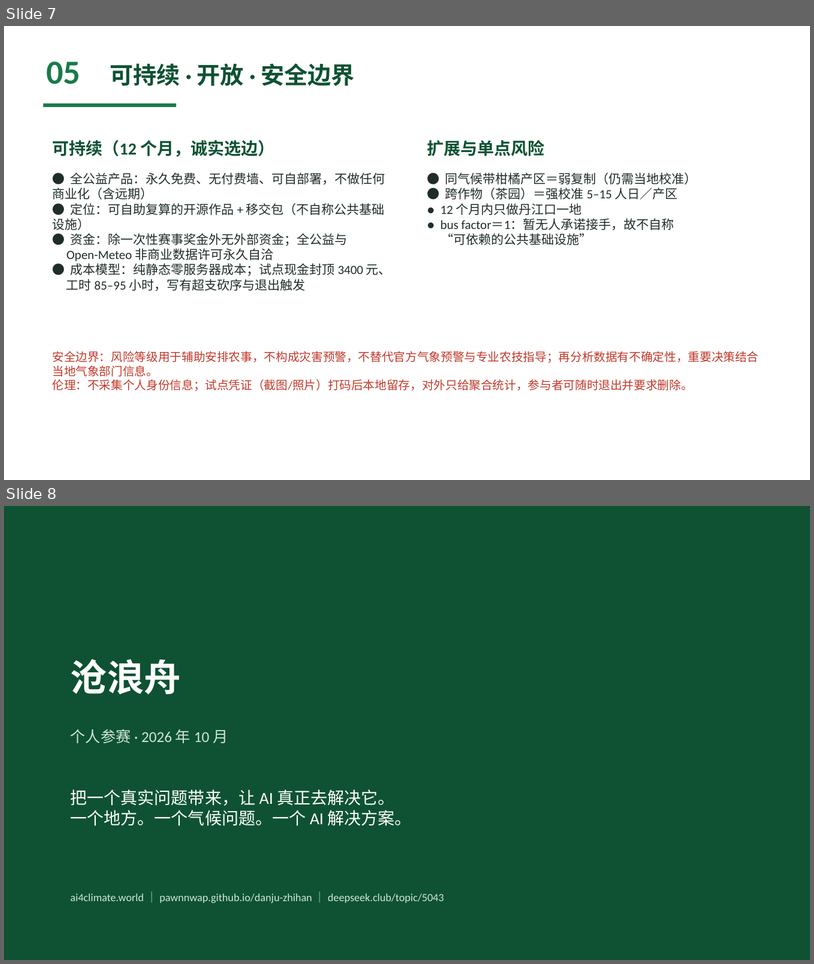
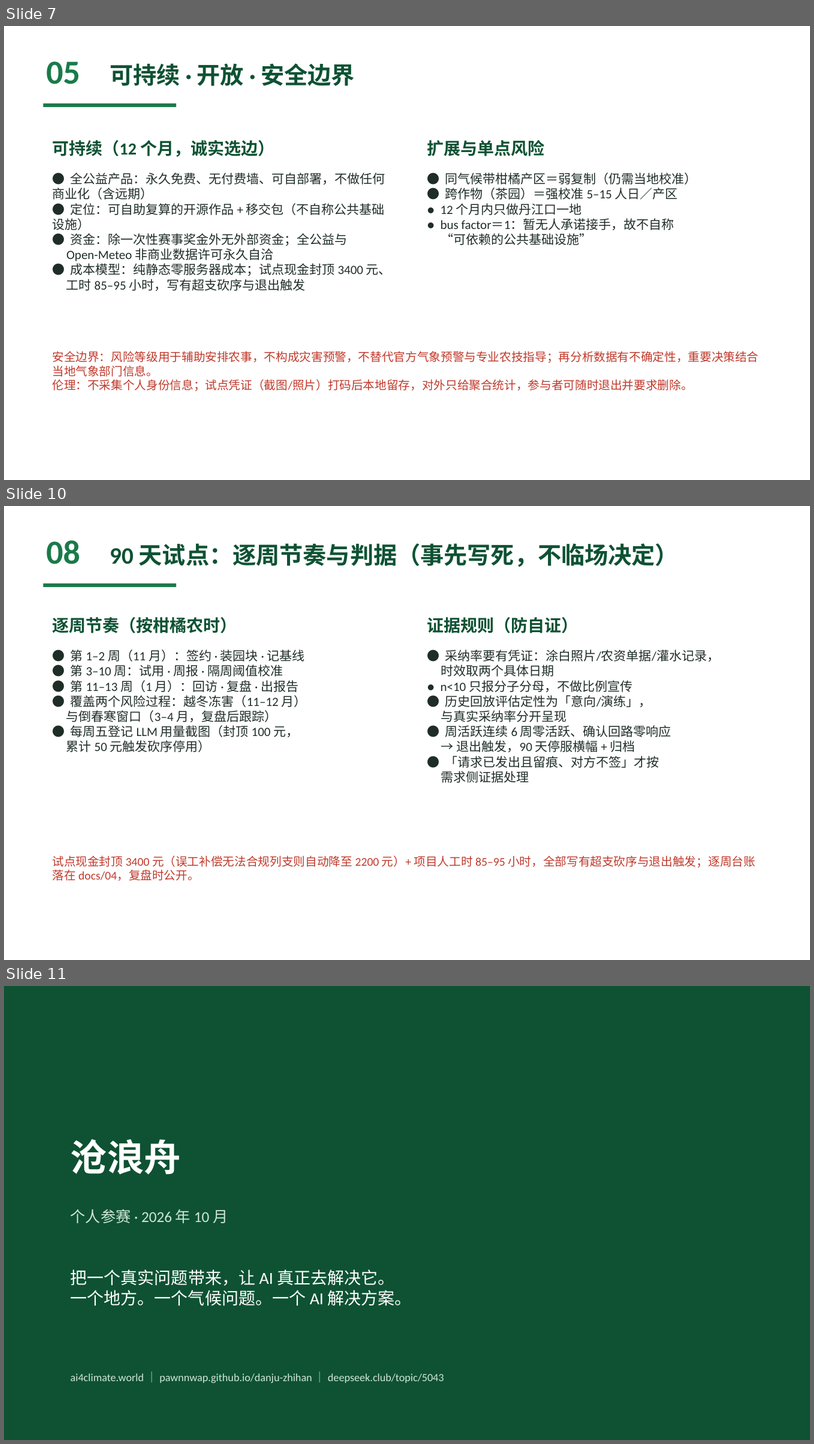
Before and after one commit to Pawnnwap/danju-zhihan, a slide deck: 丹橘知旱-参赛PPT.pptx. Shown one above the other, each under a label of ours: slides 7 and 8 before the commit, slides 7, 10 and 11 after it; the slides between them are not shown. The pictures are 814x964 and 814x1444 pixels, drawn with LibreOffice and Linux fonts; fonts in the diff are those of the drawing. Boxes give left, top, right and bottom in pixels: in the first picture for what was removed or moved away, otherwise in the second. Text is boxed around its words. In the diff, an @@ line names an element or a change of style, - is before the commit and + after.

Commit message:
PPT 从 8 页扩充到 11 页（官方无页数限制，仅 30MB 文件上限）
补齐评审维度覆盖盲区，新增三页全部来自仓库已有可复算材料：
· 06 不确定性写在前头：44.3% 格点敏感性实测 + 四条不确定性与处置 + 证据上限清单；
· 07 传播与公众采用：三张产品截图 + 传播链路 + 公众可验证性（对应评审 15% 维度）；
· 08 90 天试点执行细节：逐周节奏 + 证据规则（防自证）+ 封顶/砍序（对应可测试性）。
LibreOffice 逐页转图目检 11 页全部通过；六道闸门全绿（GATES.json 同步更新）。

```diff
--- a/丹橘知旱-参赛PPT.pptx
+++ b/丹橘知旱-参赛PPT.pptx
@@ slide 10 added at (4,506,810,960), background #FFFFFF @@
@@ text added at (46,540,80,564), 40 pt, text #1A7A4A, bold @@
+08
@@ text added at (110,543,679,567), 28 pt, text #0E5233, bold @@
+90 天试点：逐周节奏与判据（事先写死，不临场决定）
@@ rectangle added at (44,583,176,587), fill #1A7A4A @@
@@ text added at (52,617,237,633), 20 pt, text #0E5233, bold @@
+逐周节奏（按柑橘农时）
@@ text added at (427,617,578,633), 20 pt, text #0E5233, bold @@
+证据规则（防自证）
@@ text added at (66,649,307,752), 15 pt, text #1F2D27 @@
+● 第 1–2 周（11 月）：签约 · 装园块 · 记基线
+● 第 3–10 周：试用 · 周报 · 隔周阈值校准
+● 第 11–13 周（1 月）：回访 · 复盘 · 出报告
+● 覆盖两个风险过程：越冬冻害（11–12 月）
+与倒春寒窗口（3–4 月，复盘后跟踪）
+● 每周五登记 LLM 用量截图（封顶 100 元，
+累计 50 元触发砍序停用）
@@ text added at (441,649,720,783), 15 pt, text #1F2D27 @@
+● 采纳率要有凭证：涂白照片/农资单据/灌水记录，
+时效取两个具体日期
+● n<10 只报分子分母，不做比例宣传
+● 历史回放评估定性为「意向/演练」，
+与真实采纳率分开呈现
+● 周活跃连续 6 周零活跃、确认回路零响应
+→ 退出触发，90 天停服横幅 + 归档
+● 「请求已发出且留痕、对方不签」才按
+需求侧证据处理
@@ text added at (52,855,756,880), 14 pt, text #C0392B @@
+试点现金封顶 3400 元（误工补偿无法合规列支则自动降至 2200 元）+ 项目人工时 85–95 小时，全部写有超支砍序与退出触发；逐周台账落在 docs/04，复盘时公开。
@@ what was slide 8 is now slide 11 @@
```
Also in this commit, not shown: 2 other slides added, 2 other files.
